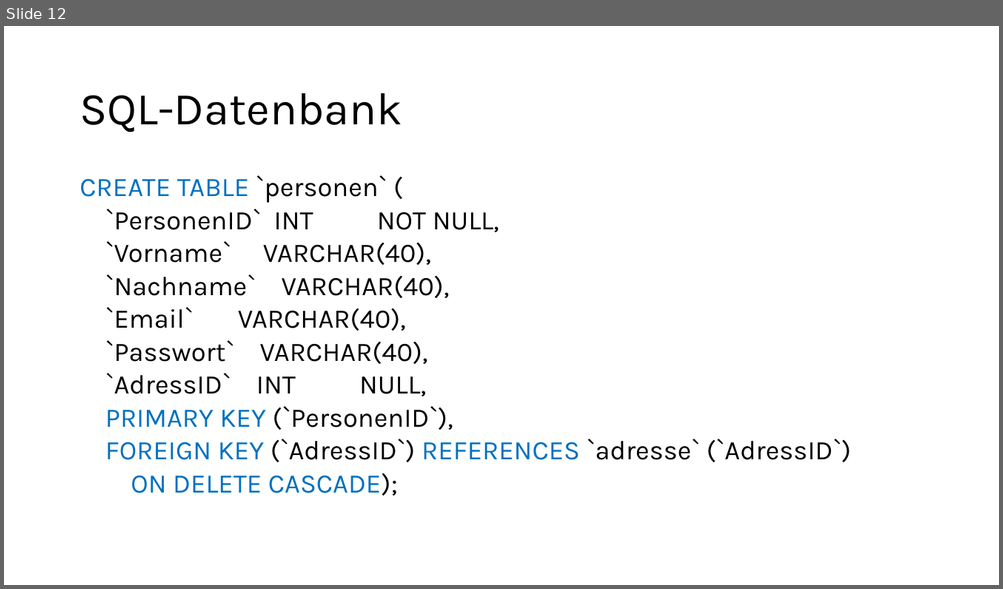
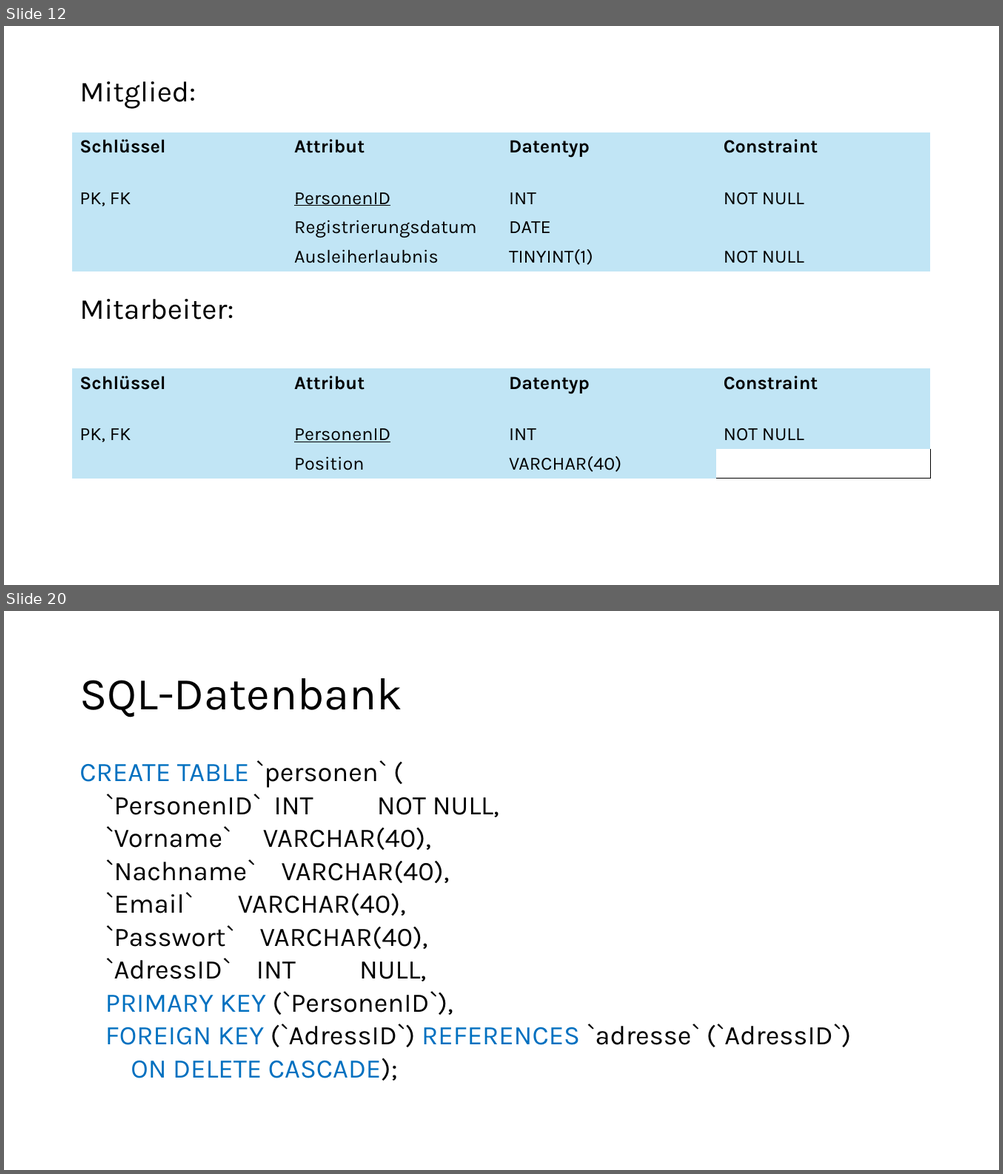
Before and after one commit to mi-0110/datenbanken-bib, a slide deck: BibPräsi.pptx. Shown one above the other, each under a label of ours: slide 12 before the commit, slides 12 and 20 after it; the slides between them are not shown. The pictures are 1003x589 and 1003x1174 pixels, drawn with LibreOffice and Linux fonts; fonts in the diff are those of the drawing. Boxes give left, top, right and bottom in pixels: in the first picture for what was removed or moved away, otherwise in the second. Text is boxed around its words. In the diff, an @@ line names an element or a change of style, - is before the commit and + after.

```diff
--- a/BibPräsi.pptx
+++ b/BibPräsi.pptx
@@ slide 12 added at (x1=4, y1=26, x2=999, y2=585), background #FFFFFF @@
@@ title added at (x1=79, y1=82, x2=196, y2=109), 28 pt, text #000000 @@
+Mitglied:
@@ table added at (x1=73, y1=132, x2=932, y2=274), 4 rows, 4 columns @@
+Schlüssel | Attribut | Datentyp | Constraint
+PK, FK | PersonenID | INT | NOT NULL
+ | Registrierungsdatum | DATE | 
+ | Ausleiherlaubnis | TINYINT(1) | NOT NULL
@@ text added at (x1=79, y1=299, x2=233, y2=320), 28 pt, text #000000 @@
+Mitarbeiter:
@@ table added at (x1=73, y1=369, x2=932, y2=480), 3 rows, 4 columns @@
+Schlüssel | Attribut | Datentyp | Constraint
+PK, FK | PersonenID | INT | NOT NULL
+ | Position | VARCHAR(40) | 
@@ what was slide 12 is now slide 20 @@
```
Also in this commit, not shown: 10 other slides added, 1 slide removed, 2 other files.
